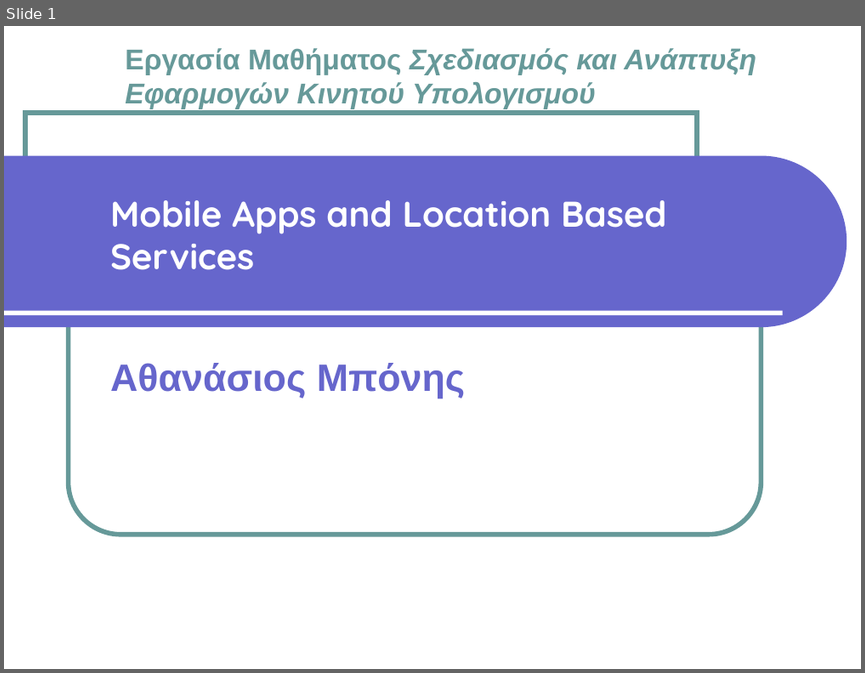
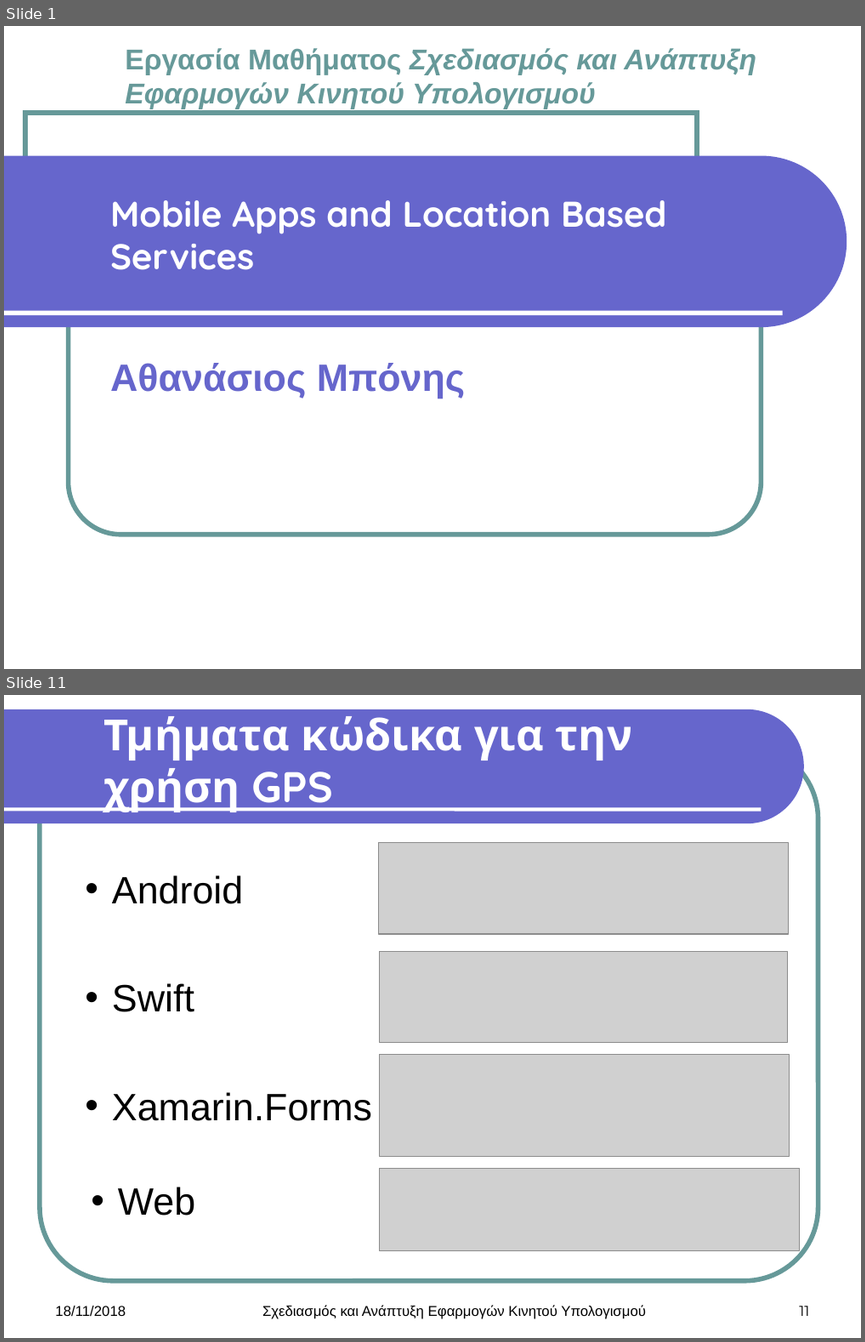
Before and after one commit to AthanCB/Design-and-development-of-mobile-computing, a slide deck: Theory Assignment/Mobile Apps and Location Based Services.pptx. Shown one above the other, each under a label of ours: slide 1 before the commit, slides 1 and 11 after it; the slides between them are not shown. The pictures are 865x673 and 865x1342 pixels, drawn with LibreOffice and Linux fonts; fonts in the diff are those of the drawing; grey boxes stand for pictures; background and template pictures are left out. Boxes give left, top, right and bottom in pixels: in the first picture for what was removed or moved away, otherwise in the second. Text is boxed around its words. In the diff, an @@ line names an element or a change of style, - is before the commit and + after.

```diff
--- a/Theory Assignment/Mobile Apps and Location Based Services.pptx
+++ b/Theory Assignment/Mobile Apps and Location Based Services.pptx
@@ slide 11 added at (x1=4, y1=695, x2=861, y2=1338), background #FFFFFF @@
@@ freeform shape added at (x1=4, y1=709, x2=803, y2=823), fill #6666CC @@
@@ title added at (x1=103, y1=716, x2=632, y2=812), 36 pt, text #FFFFFF, bold @@
+Τμήματα κώδικα για την χρήση GPS
@@ rounded rectangle added at (x1=40, y1=744, x2=818, y2=1280), outline #669999 4 pt @@
@@ line added from (4, 809) to (760, 809), #FFFFFF 3 pt @@
@@ picture added at (x1=378, y1=843, x2=788, y2=934) @@
@@ text added at (x1=112, y1=875, x2=243, y2=904), 32 pt, text #000000 @@
+• Android
@@ picture added at (x1=380, y1=951, x2=787, y2=1042) @@
@@ text added at (x1=112, y1=983, x2=194, y2=1012), 32 pt, text #000000 @@
+• Swift
@@ picture added at (x1=380, y1=1055, x2=789, y2=1156) @@
@@ text added at (x1=112, y1=1092, x2=372, y2=1121), 32 pt, text #000000 @@
+• Xamarin.Forms
@@ picture added at (x1=380, y1=1168, x2=799, y2=1250) @@
@@ text added at (x1=118, y1=1186, x2=195, y2=1215), 32 pt, text #000000 @@
+• Web
@@ text added at (x1=55, y1=1305, x2=126, y2=1316), 12 pt, text #000000 @@
+18/11/2018
@@ text added at (x1=262, y1=1304, x2=646, y2=1319), 12 pt, text #000000 @@
+Σχεδιασμός και Ανάπτυξη Εφαρμογών Κινητού Υπολογισμού
@@ page number added at (x1=799, y1=1305, x2=809, y2=1315), 12 pt, text #000000 @@
+11
```
Also in this commit, not shown: 14 other slides added, 1 slide removed, 16 other files.
